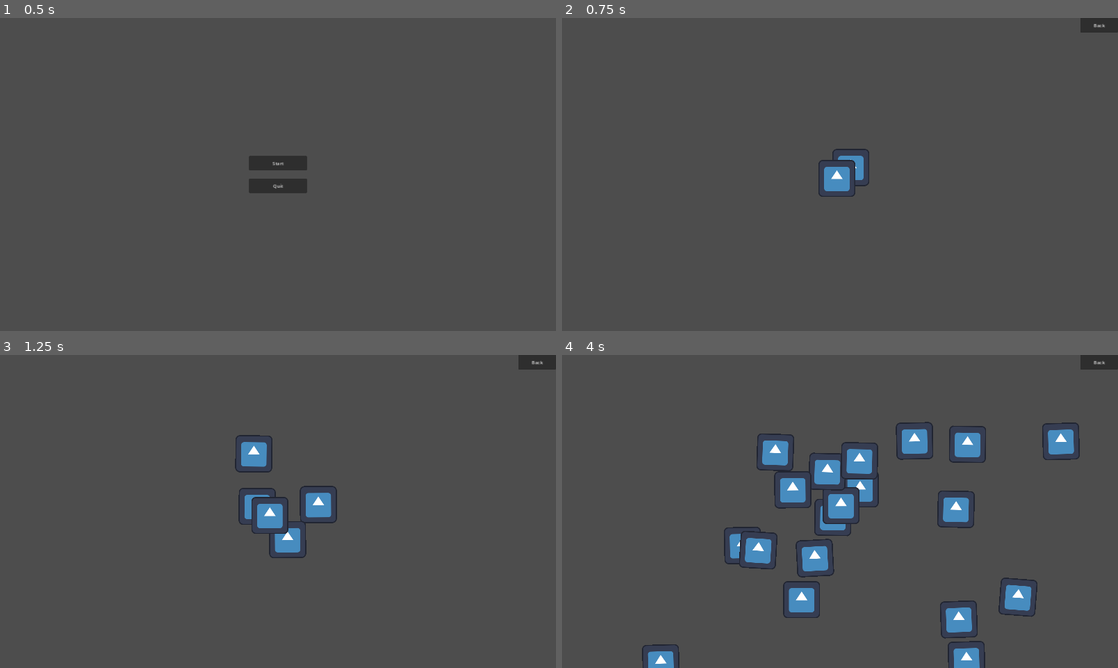
Above: before the commit, frames 1-4 (two rows, left to right).
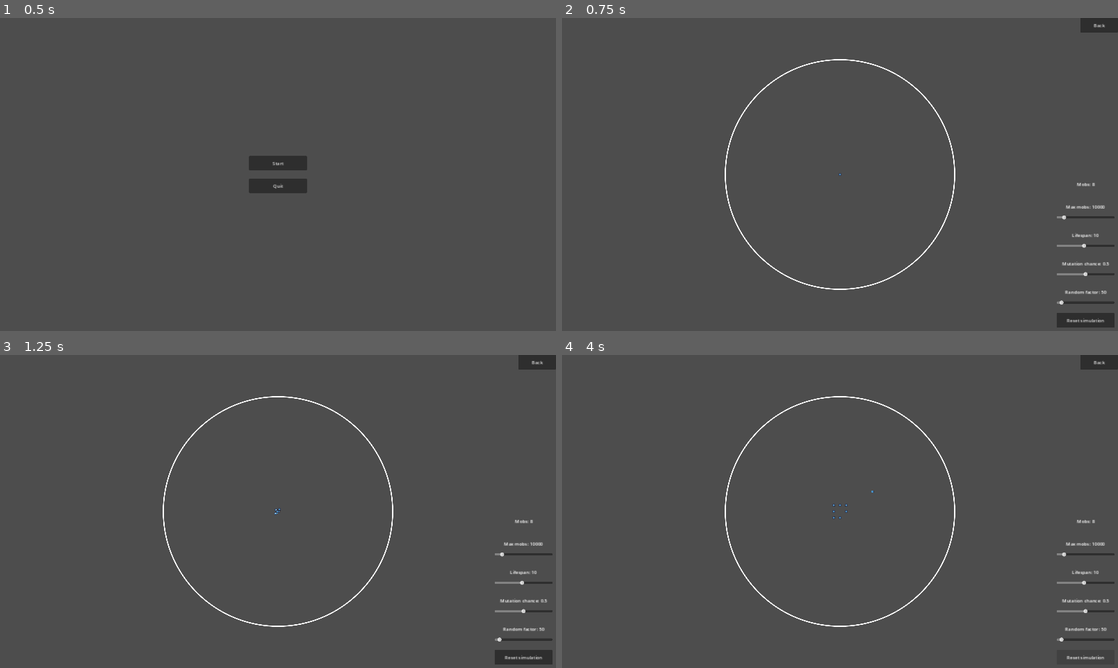
Above: after the commit, the same moments.

Repository: 11ALX11/Natural-selection-demo
Game: Godot game, scene res://main_scene_node.tscn
The game is run twice, just before and just after one commit, with the same random seed, the same clock (stepped at 60 frames per second) and the same inputs. The engine's default icon, where the game draws it, is replaced by a stand-in: a white triangle on a blue panel in a dark square.
Inputs (mouse positions are in pixels of both pictures, inside the frame that each line leads up to):
- Up to frame 1 (0.5 s): no input
- Up to frame 2 (0.75 s): click "Start" at 0.5 s
- Up to frame 3 (1.25 s): no input
- Up to frame 4 (4 s): click (1084, 658) at 1.25 s, where only the run after the commit has a clickable "Reset simulation"

Frame 1 is identical in both runs. In frame 2, 2.2% of the frame differs, in the area x 29-100%, y 13-99%; in frame 3, 3.5%; in frame 4, 8.7%, in the area x 14-100%, y 13-100%.

Commit message:
working on mobs, world, ui, logic

Diff:
--- /dev/null
+++ b/art/circle.svg
@@ -0,0 +1,3 @@
+<svg xmlns="http://www.w3.org/2000/svg" version="1.1" viewBox="0 0 1000 1000">
+   <circle cx="500" cy="500" r="495" stroke="white" stroke-width="5" fill="none" />
+</svg>
--- a/in_world_ui/in_world_ui.gd
+++ b/in_world_ui/in_world_ui.gd
@@ -2,7 +2,37 @@
 
 
 signal exit
+signal reset
+
+signal max_mobs_change(value: float)
+signal lifespan_change(value: float)
+signal mutation_chance_change(value: float)
+signal random_factor_change(value: float)
 
 
 func _on_return_to_menu_button_pressed():
 	exit.emit()
+
+
+func _on_reset_button_pressed():
+	reset.emit()
+
+
+func _on_max_mobs_h_slider_value_changed(value):
+	get_node("RightBottomCorner/MarginContainer2/MaxMobsGroup/MaxMobs").text = "Max mobs: " + str(value)
+	max_mobs_change.emit(value)
+
+
+func _on_lifespan_h_slider_value_changed(value):
+	get_node("RightBottomCorner/MarginContainer3/LifespanGroup/Lifespan").text = "Lifespan: " + str(value)
+	lifespan_change.emit(value)
+
+
+func _on_mutation_chance_h_slider_value_changed(value):
+	get_node("RightBottomCorner/MarginContainer4/MutationChanceGroup/MutationChance").text = "Mutation chance: " + str(value)
+	mutation_chance_change.emit(value)
+
+
+func _on_random_factor_h_slider_value_changed(value):
+	get_node("RightBottomCorner/MarginContainer5/RandomFactorGroup/RandomFactor").text = "Random factor: " + str(value)
+	random_factor_change.emit(value)
--- a/in_world_ui/in_world_ui.tscn
+++ b/in_world_ui/in_world_ui.tscn
@@ -1,6 +1,12 @@
-[gd_scene load_steps=2 format=3 uid="uid://kqsvu0bvql1e"]
+[gd_scene load_steps=4 format=3 uid="uid://kqsvu0bvql1e"]
 
 [ext_resource type="Script" path="res://in_world_ui/in_world_ui.gd" id="1_kf3hl"]
+
+[sub_resource type="InputEventAction" id="InputEventAction_i1nxe"]
+action = &"ui_cancel"
+
+[sub_resource type="Shortcut" id="Shortcut_3fhqi"]
+events = [SubResource("InputEventAction_i1nxe")]
 
 [node name="InWorldUI" type="Control"]
 layout_mode = 3
@@ -9,6 +15,7 @@
 anchor_bottom = 1.0
 grow_horizontal = 2
 grow_vertical = 2
+focus_mode = 1
 script = ExtResource("1_kf3hl")
 
 [node name="ReturnToMenuButton" type="Button" parent="."]
@@ -21,6 +28,144 @@
 offset_bottom = 50.0
 grow_horizontal = 0
 focus_mode = 0
+shortcut = SubResource("Shortcut_3fhqi")
 text = "Back"
 
+[node name="RightBottomCorner" type="VBoxContainer" parent="."]
+layout_mode = 1
+anchors_preset = 3
+anchor_left = 1.0
+anchor_top = 1.0
+anchor_right = 1.0
+anchor_bottom = 1.0
+offset_left = -224.0
+offset_top = -466.0
+grow_horizontal = 0
+grow_vertical = 0
+
+[node name="MarginContainer" type="MarginContainer" parent="RightBottomCorner"]
+layout_mode = 2
+theme_override_constants/margin_left = 12
+theme_override_constants/margin_top = 12
+theme_override_constants/margin_right = 12
+theme_override_constants/margin_bottom = 12
+
+[node name="MobsCount" type="Label" parent="RightBottomCorner/MarginContainer"]
+custom_minimum_size = Vector2(200, 50)
+layout_mode = 2
+text = "Mobs: 0"
+horizontal_alignment = 1
+vertical_alignment = 1
+
+[node name="MarginContainer2" type="MarginContainer" parent="RightBottomCorner"]
+layout_mode = 2
+theme_override_constants/margin_left = 12
+theme_override_constants/margin_top = 12
+theme_override_constants/margin_right = 12
+theme_override_constants/margin_bottom = 12
+
+[node name="MaxMobsGroup" type="VBoxContainer" parent="RightBottomCorner/MarginContainer2"]
+layout_mode = 2
+
+[node name="MaxMobs" type="Label" parent="RightBottomCorner/MarginContainer2/MaxMobsGroup"]
+custom_minimum_size = Vector2(200, 50)
+layout_mode = 2
+text = "Max mobs: 10000"
+horizontal_alignment = 1
+vertical_alignment = 1
+
+[node name="HSlider" type="HSlider" parent="RightBottomCorner/MarginContainer2/MaxMobsGroup"]
+layout_mode = 2
+min_value = 1.0
+max_value = 100000.0
+value = 10000.0
+rounded = true
+
+[node name="MarginContainer3" type="MarginContainer" parent="RightBottomCorner"]
+layout_mode = 2
+theme_override_constants/margin_left = 12
+theme_override_constants/margin_top = 12
+theme_override_constants/margin_right = 12
+theme_override_constants/margin_bottom = 12
+
+[node name="LifespanGroup" type="VBoxContainer" parent="RightBottomCorner/MarginContainer3"]
+layout_mode = 2
+
+[node name="Lifespan" type="Label" parent="RightBottomCorner/MarginContainer3/LifespanGroup"]
+custom_minimum_size = Vector2(200, 50)
+layout_mode = 2
+text = "Lifespan: 10"
+horizontal_alignment = 1
+vertical_alignment = 1
+
+[node name="HSlider" type="HSlider" parent="RightBottomCorner/MarginContainer3/LifespanGroup"]
+layout_mode = 2
+min_value = 1.0
+max_value = 20.0
+step = 0.1
+value = 10.0
+
+[node name="MarginContainer4" type="MarginContainer" parent="RightBottomCorner"]
+layout_mode = 2
+theme_override_constants/margin_left = 12
+theme_override_constants/margin_top = 12
+theme_override_constants/margin_right = 12
+theme_override_constants/margin_bottom = 12
+
+[node name="MutationChanceGroup" type="VBoxContainer" parent="RightBottomCorner/MarginContainer4"]
+layout_mode = 2
+
+[node name="MutationChance" type="Label" parent="RightBottomCorner/MarginContainer4/MutationChanceGroup"]
+custom_minimum_size = Vector2(200, 50)
+layout_mode = 2
+text = "Mutation chance: 0.5"
+horizontal_alignment = 1
+vertical_alignment = 1
+
+[node name="HSlider" type="HSlider" parent="RightBottomCorner/MarginContainer4/MutationChanceGroup"]
+layout_mode = 2
+max_value = 1.0
+step = 0.01
+value = 0.5
+
+[node name="MarginContainer5" type="MarginContainer" parent="RightBottomCorner"]
+layout_mode = 2
+theme_override_constants/margin_left = 12
+theme_override_constants/margin_top = 12
+theme_override_constants/margin_right = 12
+theme_override_constants/margin_bottom = 12
+
+[node name="RandomFactorGroup" type="VBoxContainer" parent="RightBottomCorner/MarginContainer5"]
+layout_mode = 2
+
+[node name="RandomFactor" type="Label" parent="RightBottomCorner/MarginContainer5/RandomFactorGroup"]
+custom_minimum_size = Vector2(200, 50)
+layout_mode = 2
+text = "Random factor: 50"
+horizontal_alignment = 1
+vertical_alignment = 1
+
+[node name="HSlider" type="HSlider" parent="RightBottomCorner/MarginContainer5/RandomFactorGroup"]
+layout_mode = 2
+max_value = 1000.0
+value = 50.0
+
+[node name="MarginContainer6" type="MarginContainer" parent="RightBottomCorner"]
+layout_mode = 2
+theme_override_constants/margin_left = 12
+theme_override_constants/margin_top = 12
+theme_override_constants/margin_right = 12
+theme_override_constants/margin_bottom = 12
+
+[node name="ResetButton" type="Button" parent="RightBottomCorner/MarginContainer6"]
+custom_minimum_size = Vector2(200, 50)
+layout_mode = 2
+focus_mode = 0
+text = "Reset simulation"
+
 [connection signal="pressed" from="ReturnToMenuButton" to="." method="_on_return_to_menu_button_pressed"]
+[connection signal="value_changed" from="RightBottomCorner/MarginContainer2/MaxMobsGroup/HSlider" to="." method="_on_max_mobs_h_slider_value_changed"]
+[connection signal="value_changed" from="RightBottomCorner/MarginContainer3/LifespanGroup/HSlider" to="." method="_on_lifespan_h_slider_value_changed"]
+[connection signal="value_changed" from="RightBottomCorner/MarginContainer4/MutationChanceGroup/HSlider" to="." method="_on_mutation_chance_h_slider_value_changed"]
+[connection signal="value_changed" from="RightBottomCorner/MarginContainer5/RandomFactorGroup/HSlider" to="." method="_on_random_factor_h_slider_value_changed"]
+[connection signal="pressed" from="RightBottomCorner/MarginContainer6/ResetButton" to="." method="_on_reset_button_pressed"]
--- a/main_scene_node.gd
+++ b/main_scene_node.gd
@@ -4,10 +4,14 @@
 @onready var start_menu = get_node("HUD/StartMenu")
 @onready var in_world_ui = get_node("HUD/InWorldUI")
 
+@export var mob_scene: PackedScene
 
-# Called when the node enters the scene tree for the first time.
-func _ready():
-	pass # Replace with function body.
+var max_mobs = 10000
+var max_lifespan: float = 10.0 # In seconds
+var mutation_chance: float = 0.50
+var random_factor: float = 50 # Max px/second change in mutation
+
+var mobs_count = 0
 
 
 func _on_start_menu_start():
@@ -15,6 +19,7 @@
 	in_world_ui.show()
 	$World.show()
 
+	start_demo()
 
 func _on_start_menu_quit():
 	get_tree().quit()
@@ -24,3 +29,64 @@
 	$World.hide()
 	in_world_ui.hide()
 	start_menu.show()
+
+	clear_mobs()
+
+
+func start_demo():
+	spawn_mob($World.life_zone.position, Vector2(10, 10))
+	spawn_mob($World.life_zone.position, Vector2(10, 0))
+	spawn_mob($World.life_zone.position, Vector2(10, -10))
+	spawn_mob($World.life_zone.position, Vector2(0, -10))
+	spawn_mob($World.life_zone.position, Vector2(-10, -10))
+	spawn_mob($World.life_zone.position, Vector2(-10, 0))
+	spawn_mob($World.life_zone.position, Vector2(-10, 10))
+	spawn_mob($World.life_zone.position, Vector2(0, 10))
+
+func clear_mobs():
+	# Delete mobs
+	get_tree().call_group("mobs", "queue_free")
+	# Also reset counter
+	mobs_count = 0
+	# No real need to change text, since 8 will spawn at first frame, changing it to 8
+
+
+func spawn_mob(parent_pos, parent_vel):
+	if mobs_count < max_mobs:
+		mobs_count += 1
+		get_node("HUD/InWorldUI/RightBottomCorner/MarginContainer/MobsCount").text = "Mobs: " + str(mobs_count)
+
+		var mob = mob_scene.instantiate()
+
+		mob.spawn_position = parent_pos
+		mob.parent_velocity = parent_vel
+		mob.max_lifespan = max_lifespan
+		mob.mutation_chance = mutation_chance
+		mob.random_factor = random_factor
+
+		mob.connect("died", _on_mob_died)
+		mob.connect("mob_duplicated", spawn_mob)
+
+		$World.add_child(mob)
+
+
+func _on_mob_died():
+	mobs_count -= 1
+	get_node("HUD/InWorldUI/RightBottomCorner/MarginContainer/MobsCount").text = "Mobs: " + str(mobs_count)
+
+
+func _on_in_world_ui_lifespan_change(value):
+	max_lifespan = value
+
+func _on_in_world_ui_max_mobs_change(value):
+	max_mobs = value
+
+func _on_in_world_ui_mutation_chance_change(value):
+	mutation_chance = value
+
+func _on_in_world_ui_random_factor_change(value):
+	random_factor = value
+
+func _on_in_world_ui_reset():
+	clear_mobs()
+	start_demo()
--- a/main_scene_node.tscn
+++ b/main_scene_node.tscn
@@ -1,12 +1,14 @@
-[gd_scene load_steps=5 format=3 uid="uid://dsodcaghps1c0"]
+[gd_scene load_steps=6 format=3 uid="uid://dsodcaghps1c0"]
 
 [ext_resource type="PackedScene" uid="uid://b2ke2i1fa6m3k" path="res://start_menu/start_menu.tscn" id="1_nftdd"]
 [ext_resource type="Script" path="res://main_scene_node.gd" id="1_uwutl"]
 [ext_resource type="PackedScene" uid="uid://csakd5xi2rakc" path="res://world/world.tscn" id="3_63ulo"]
 [ext_resource type="PackedScene" uid="uid://kqsvu0bvql1e" path="res://in_world_ui/in_world_ui.tscn" id="5_gj885"]
+[ext_resource type="PackedScene" uid="uid://d2jeuv120krog" path="res://world/mob/mob.tscn" id="5_lda4e"]
 
 [node name="MainSceneNode" type="Node"]
 script = ExtResource("1_uwutl")
+mob_scene = ExtResource("5_lda4e")
 
 [node name="World" parent="." instance=ExtResource("3_63ulo")]
 process_mode = 1
@@ -22,3 +24,8 @@
 [connection signal="quit" from="HUD/StartMenu" to="." method="_on_start_menu_quit"]
 [connection signal="start" from="HUD/StartMenu" to="." method="_on_start_menu_start"]
 [connection signal="exit" from="HUD/InWorldUI" to="." method="_on_in_world_ui_exit"]
+[connection signal="lifespan_change" from="HUD/InWorldUI" to="." method="_on_in_world_ui_lifespan_change"]
+[connection signal="max_mobs_change" from="HUD/InWorldUI" to="." method="_on_in_world_ui_max_mobs_change"]
+[connection signal="mutation_chance_change" from="HUD/InWorldUI" to="." method="_on_in_world_ui_mutation_chance_change"]
+[connection signal="random_factor_change" from="HUD/InWorldUI" to="." method="_on_in_world_ui_random_factor_change"]
+[connection signal="reset" from="HUD/InWorldUI" to="." method="_on_in_world_ui_reset"]
--- a/start_menu/start_menu.gd
+++ b/start_menu/start_menu.gd
@@ -1,10 +1,13 @@
 extends Control
+
 
 signal start
 signal quit
 
+
 func _on_start_button_pressed():
 	start.emit()
 
+
 func _on_quit_button_pressed():
 	quit.emit()
--- a/start_menu/start_menu.tscn
+++ b/start_menu/start_menu.tscn
@@ -1,6 +1,12 @@
-[gd_scene load_steps=2 format=3 uid="uid://b2ke2i1fa6m3k"]
+[gd_scene load_steps=4 format=3 uid="uid://b2ke2i1fa6m3k"]
 
 [ext_resource type="Script" path="res://start_menu/start_menu.gd" id="1_dlwu1"]
+
+[sub_resource type="InputEventAction" id="InputEventAction_0iowl"]
+action = &"ui_accept"
+
+[sub_resource type="Shortcut" id="Shortcut_fhncf"]
+events = [SubResource("InputEventAction_0iowl")]
 
 [node name="StartMenu" type="Control"]
 layout_mode = 3
@@ -34,6 +40,7 @@
 custom_minimum_size = Vector2(200, 50)
 layout_mode = 2
 focus_mode = 0
+shortcut = SubResource("Shortcut_fhncf")
 text = "Start"
 
 [node name="MarginContainer2" type="MarginContainer" parent="VBoxContainer"]
--- /dev/null
+++ b/world/mob/mob.gd
@@ -0,0 +1,57 @@
+extends RigidBody2D
+
+
+signal mob_duplicated(parent_position, parent_velocity)
+signal died
+
+var spawn_position: Vector2
+var parent_velocity: Vector2
+var max_lifespan: float # In seconds
+var mutation_chance: float
+var random_factor: float # Max px/second change in mutation
+
+var velocity: Vector2 # In px/second
+var lifespan: float
+var duplicates: int = 0
+
+
+func _ready():
+	spawn(spawn_position, parent_velocity)
+
+# Called every frame. 'delta' is the elapsed time since the previous frame.
+func _process(delta):
+	position += velocity * delta
+	lifespan -= delta
+
+	if (lifespan <= max_lifespan/2 && duplicates == 0):
+		duplicate_mob()
+
+	if (lifespan < 0):
+		die()
+
+
+func spawn(spawn_pos: Vector2, parent_vel: Vector2):
+	lifespan = max_lifespan
+
+	var velocity_x = parent_vel.x
+	var velocity_y = parent_vel.y
+
+	if (randf() <= mutation_chance):
+		velocity_x += randf_range(-random_factor, random_factor)
+		velocity_y += randf_range(-random_factor, random_factor)
+
+	velocity = Vector2(velocity_x, velocity_y)
+	position = spawn_pos
+
+	$CollisionShape2D.set_deferred("disabled", false)
+	show()
+
+
+func die():
+	duplicate_mob()
+	queue_free()
+
+
+func duplicate_mob():
+	duplicates += 1
+	mob_duplicated.emit(position, velocity)
--- /dev/null
+++ b/world/mob/mob.tscn
@@ -0,0 +1,24 @@
+[gd_scene load_steps=4 format=3 uid="uid://d2jeuv120krog"]
+
+[ext_resource type="Script" path="res://world/mob/mob.gd" id="1_av3xh"]
+[ext_resource type="Texture2D" uid="uid://br2br3tg6r5dp" path="res://icon.svg" id="1_oe53x"]
+
+[sub_resource type="CircleShape2D" id="CircleShape2D_8n1sr"]
+radius = 5.0
+
+[node name="Mob" type="RigidBody2D" groups=["mobs"]]
+visible = false
+collision_mask = 0
+mass = 0.01
+gravity_scale = 0.0
+script = ExtResource("1_av3xh")
+metadata/_edit_group_ = true
+
+[node name="CollisionShape2D" type="CollisionShape2D" parent="."]
+shape = SubResource("CircleShape2D_8n1sr")
+disabled = true
+debug_color = Color(1, 0, 0.0980392, 0.419608)
+
+[node name="Sprite2D" type="Sprite2D" parent="."]
+scale = Vector2(0.07, 0.07)
+texture = ExtResource("1_oe53x")
--- /dev/null
+++ b/world/world.gd
@@ -0,0 +1,8 @@
+extends Node2D
+
+
+@export var life_zone: Area2D
+
+
+func _ready():
+	life_zone = $LifeZone
--- a/world/world.tscn
+++ b/world/world.tscn
@@ -1,23 +1,23 @@
-[gd_scene load_steps=2 format=3 uid="uid://csakd5xi2rakc"]
+[gd_scene load_steps=4 format=3 uid="uid://csakd5xi2rakc"]
 
-[ext_resource type="Texture2D" uid="uid://br2br3tg6r5dp" path="res://icon.svg" id="1_wsc81"]
+[ext_resource type="Texture2D" uid="uid://cajjovlwq7wdp" path="res://art/circle.svg" id="1_aygv7"]
+[ext_resource type="Script" path="res://world/world.gd" id="1_vuq7j"]
+
+[sub_resource type="CircleShape2D" id="CircleShape2D_ms33t"]
+radius = 398.0
 
 [node name="World" type="Node2D"]
+script = ExtResource("1_vuq7j")
 
 [node name="Camera2D" type="Camera2D" parent="."]
 
-[node name="CPUParticles2D" type="CPUParticles2D" parent="."]
-amount = 20
-lifetime = 3.0
-randomness = 0.5
-texture = ExtResource("1_wsc81")
-emission_shape = 2
-emission_sphere_radius = 30.0
-spread = 180.0
-gravity = Vector2(0, 0)
-initial_velocity_min = 100.0
-initial_velocity_max = 500.0
-angular_velocity_min = -2.0
-angular_velocity_max = 2.0
-orbit_velocity_min = -0.16
-orbit_velocity_max = 0.16
+[node name="LifeZone" type="Area2D" parent="."]
+metadata/_edit_group_ = true
+
+[node name="CollisionShape2D" type="CollisionShape2D" parent="LifeZone"]
+shape = SubResource("CircleShape2D_ms33t")
+debug_color = Color(0.603922, 0.505882, 0, 0.0823529)
+
+[node name="Sprite2D" type="Sprite2D" parent="LifeZone"]
+scale = Vector2(0.8, 0.8)
+texture = ExtResource("1_aygv7")
Not shown, added: art/circle.svg.import
